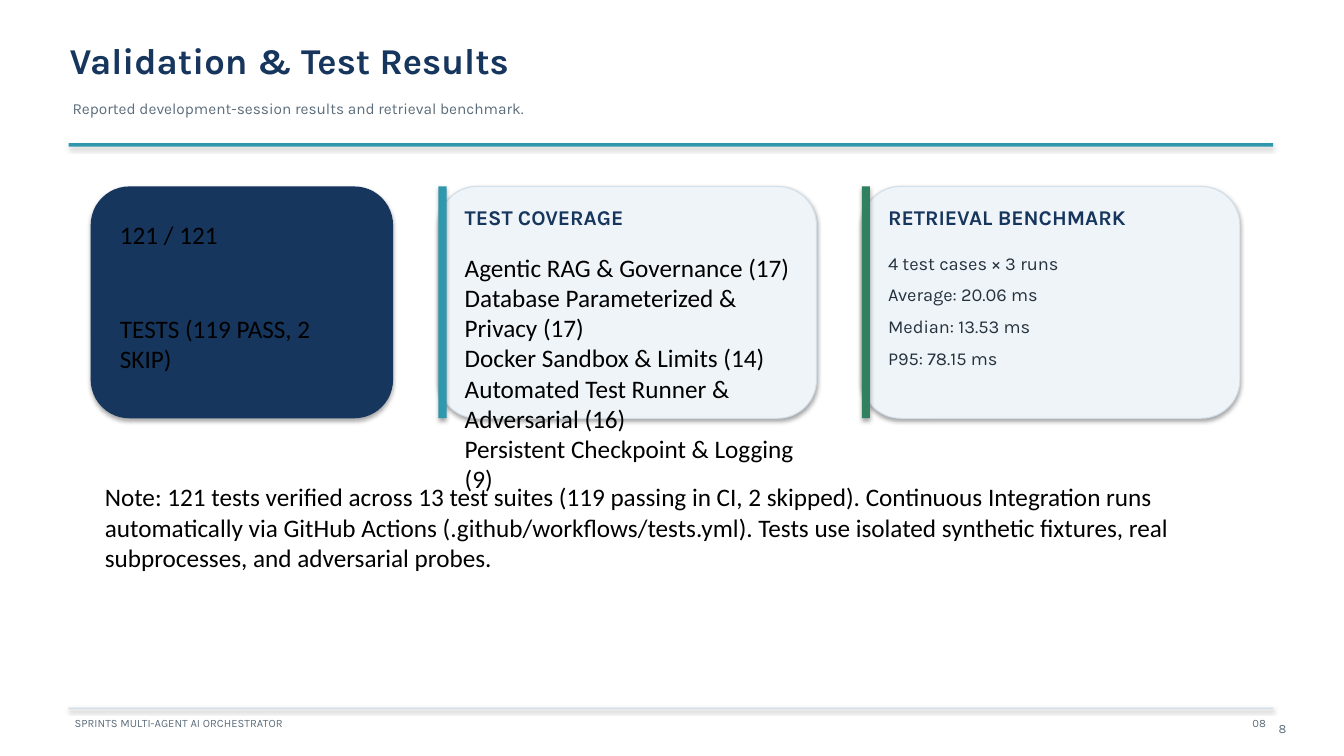
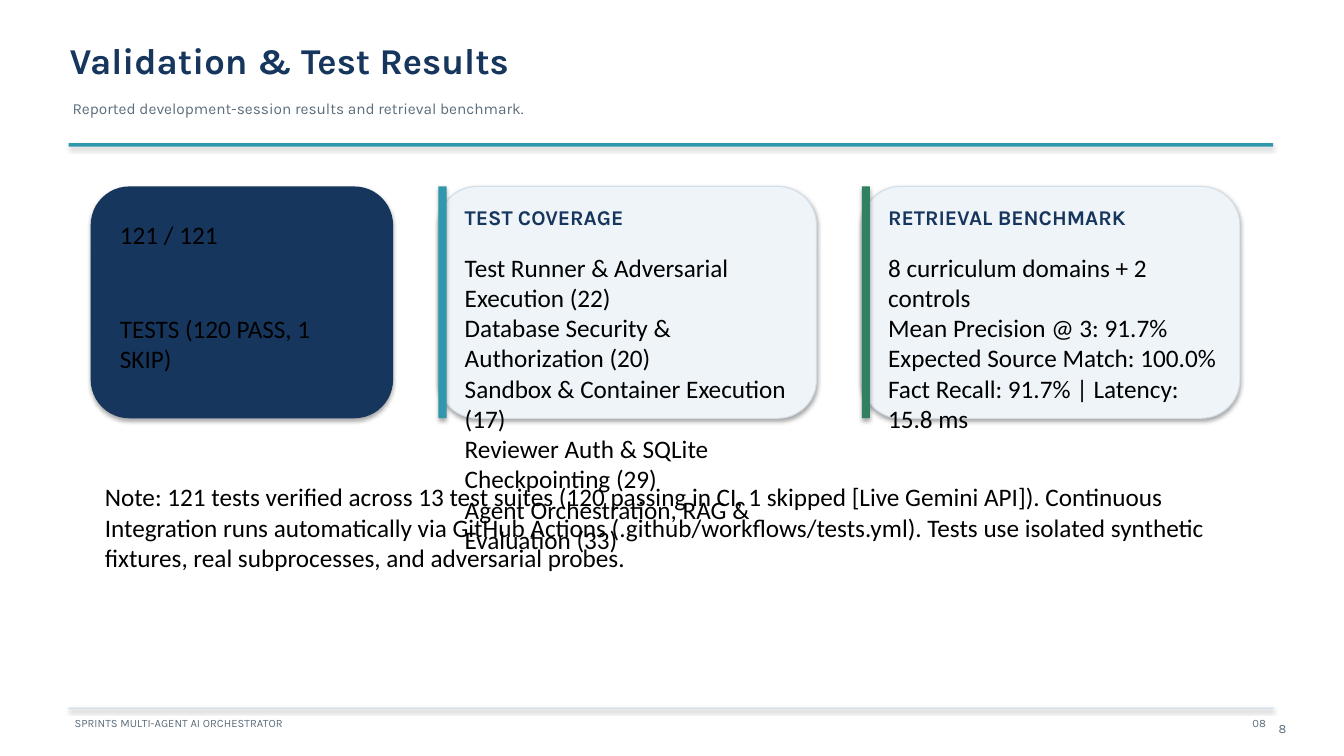
Before and after one commit to PhantomMW/sprints-ai-orchestrator, a slide deck: slide 8 of docs/SPRINTS_AI_ORCHESTRATOR_PRESENTATION.pptx. Drawn at 1344x756 pixels with LibreOffice and Linux fonts; fonts in the diff are those of the drawing. Boxes give left, top, right and bottom in pixels: in the first picture for what was removed or moved away, otherwise in the second. Text is boxed around its words. In the diff, an @@ line names an element or a change of style, - is before the commit and + after.

Commit message:
feat(governance,rag,docs): eliminate hardcoded demo credentials, enable live CI vector benchmarks, and harmonize 121-test documentation

```diff
--- a/docs/SPRINTS_AI_ORCHESTRATOR_PRESENTATION.pptx
+++ b/docs/SPRINTS_AI_ORCHESTRATOR_PRESENTATION.pptx
@@ text at (465, 259, 785, 555): text changed @@
-Agentic RAG & Governance (17)
-Database Parameterized & Privacy (17)
-Docker Sandbox & Limits (14)
-Automated Test Runner & Adversarial (16)
-Persistent Checkpoint & Logging (9)
+Test Runner & Adversarial Execution (22)
+Database Security & Authorization (20)
+Sandbox & Container Execution (17)
+Reviewer Auth & SQLite Checkpointing (29)
+Agent Orchestration, RAG & Evaluation (33)
@@ text at (888, 259, 1215, 428): text changed; size 13 to 18 pt; font Karla to Calibri; text colour #25323D to #000000 @@
-4 test cases × 3 runs
-Average: 20.06 ms
-Median: 13.53 ms
-P95: 78.15 ms
+8 curriculum domains + 2 controls
+Mean Precision @ 3: 91.7%
+Expected Source Match: 100.0%
+Fact Recall: 91.7% | Latency: 15.8 ms
@@ text at (120, 320, 310, 371): text changed @@
-TESTS (119 PASS, 2 SKIP)
+TESTS (120 PASS, 1 SKIP)
@@ text at (105, 486, 1204, 571): text changed @@
-Note: 121 tests verified across 13 test suites (119 passing in CI, 2 skipped). Continuous Integration runs automatically via GitHub Actions (.github/workflows/tests.yml). Tests use isolated synthetic fixtures, real subprocesses, and adversarial probes.
+Note: 121 tests verified across 13 test suites (120 passing in CI, 1 skipped [Live Gemini API]). Continuous Integration runs automatically via GitHub Actions (.github/workflows/tests.yml). Tests use isolated synthetic fixtures, real subprocesses, and adversarial probes.
```
Also in this commit, not shown: 14 other files.
